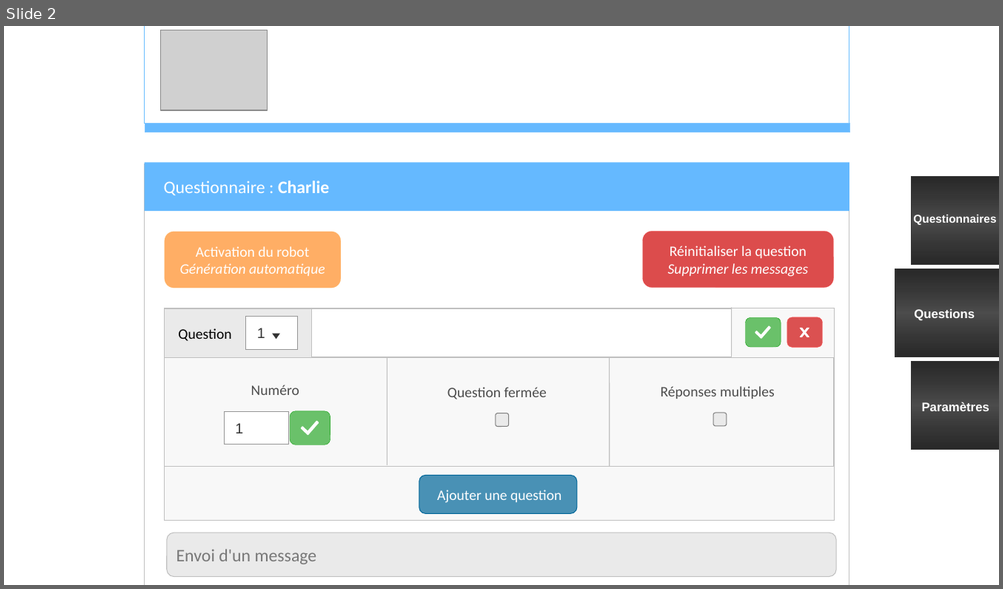
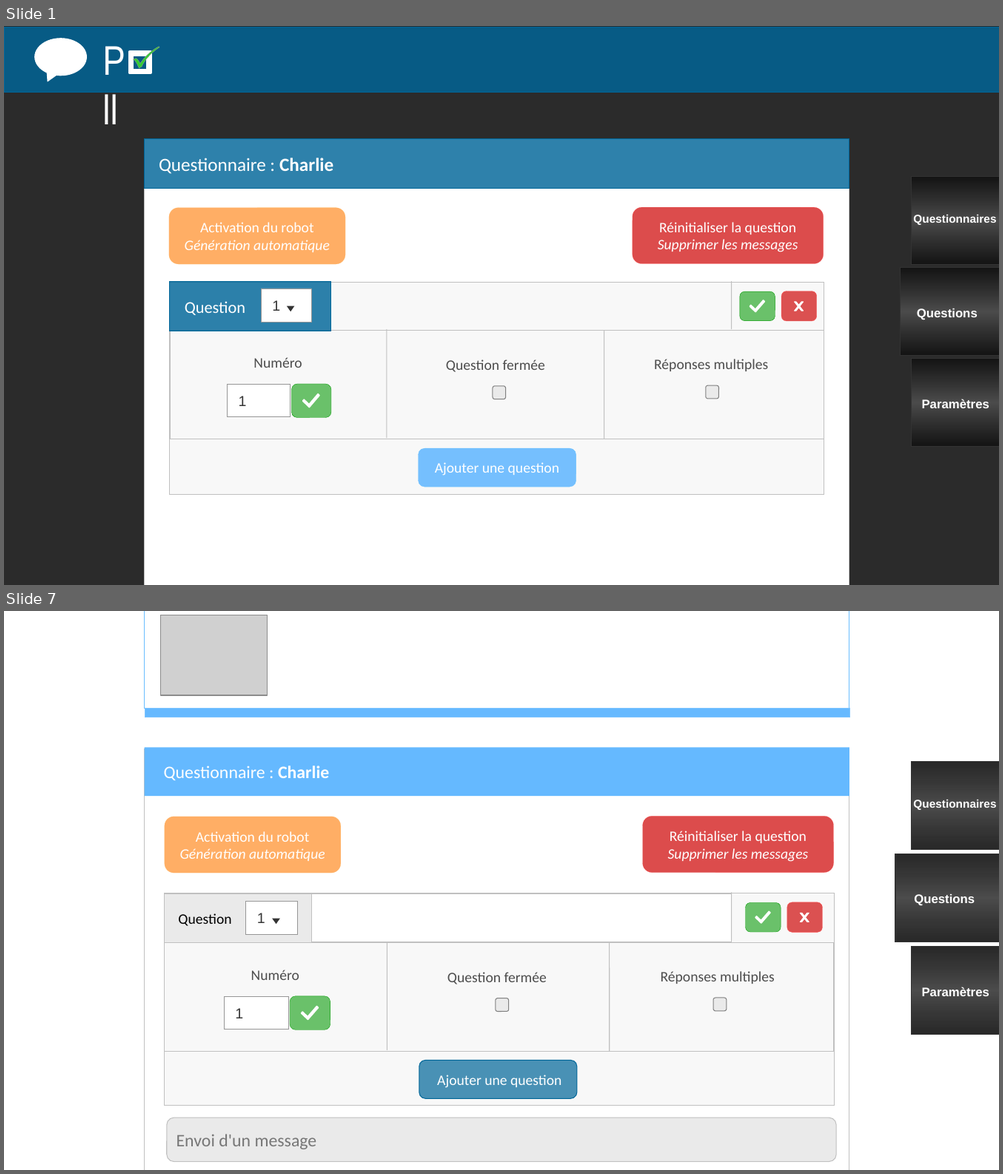
Before and after one commit to Airenn/Poll-Web, a slide deck: Poll-Web-master/maquette/maquette_page_questions.ppt. Shown one above the other, each under a label of ours: slide 2 before the commit, slides 1 and 7 after it; the slides between them are not shown. The pictures are 1003x589 and 1003x1174 pixels, drawn with LibreOffice and Linux fonts; fonts in the diff are those of the drawing; grey boxes stand for pictures; background and template pictures are left out; a plain dark background stands for a picture behind light text. Boxes give left, top, right and bottom in pixels: in the first picture for what was removed or moved away, otherwise in the second. Text is boxed around its words. In the diff, an @@ line names an element or a change of style, - is before the commit and + after.

```diff
--- a/Poll-Web-master/maquette/maquette_page_questions.ppt
+++ b/Poll-Web-master/maquette/maquette_page_questions.ppt
@@ slide 1 added at bbox=[4, 26, 999, 585], background picture (left out) @@
@@ rectangle added at bbox=[4, 27, 999, 93], fill #006699 at 82% opacity, outline #006699 0.74 pt @@
@@ speech bubble added at bbox=[34, 39, 86, 76], fill #FFFFFF, outline #FFFFFF 0.74 pt @@
@@ text added at bbox=[102, 46, 125, 124], 40 pt, text #FFFFFF @@
+P ll
@@ freeform shape added at bbox=[133, 46, 159, 67], fill #33CC33, outline #969696 0.26 pt @@
@@ freeform shape added at bbox=[129, 52, 150, 73], fill #FFFFFF, outline #FFFFFF 3 pt @@
@@ rectangle added at bbox=[144, 138, 848, 585], fill #FFFFFF, outline #C0C0C0 0.74 pt @@
@@ rectangle added at bbox=[144, 139, 848, 189], fill #006699 at 82% opacity, outline #006699 0.74 pt @@
@@ text added at bbox=[159, 158, 333, 174], 18 pt, text #FFFFFF @@
+Questionnaire : Charlie
@@ rectangle added at bbox=[910, 177, 999, 264], fill gradient #111111 to #4D4D4D, outline #333333 0.74 pt @@
@@ rounded rectangle added at bbox=[169, 208, 344, 264], fill #FFAE65, outline #FFC06D 0.11 pt, 14 pt, text #FFFFFF, italic @@
+Activation du robot
+Génération automatique
@@ rounded rectangle added at bbox=[632, 207, 822, 264], fill #CE0000 at 70% opacity, outline #FF4F4F 0.11 pt, 14 pt, text #FFFFFF @@
+Réinitialiser la question
+Supprimer les messages
@@ text added at bbox=[913, 215, 996, 225], 11 pt, text #FFFFFF, bold @@
+Questionnaires
@@ rectangle added at bbox=[899, 267, 999, 355], fill gradient #111111 to #4D4D4D, outline #333333 0.74 pt @@
@@ rectangle added at bbox=[169, 282, 823, 494], fill #F8F8F8, outline #C0C0C0 0.74 pt @@
@@ rectangle added at bbox=[170, 282, 330, 331], fill #006699 at 82% opacity, outline #006699 0.74 pt, 16 pt, text #FFFFFF @@
+Question
@@ rectangle added at bbox=[261, 289, 311, 322], fill #FFFFFF, outline #969696 0.51 pt, 14 pt, text #333333 @@
+1
@@ line added from (731, 281) to (731, 329), #C0C0C0 0.74 pt @@
@@ flow chart merge added at bbox=[287, 306, 294, 311], fill #333333, outline #333333 0.74 pt @@
@@ group added at bbox=[739, 292, 816, 321]: 2 rounded rectangles, 2 freeform shapes @@
@@ text added at bbox=[916, 309, 977, 320], 12 pt, text #FFFFFF, bold @@
+Questions
@@ rectangle added at bbox=[170, 330, 823, 439], fill #F8F8F8, outline #C0C0C0 0.74 pt @@
@@ line added from (387, 329) to (387, 438), #C0C0C0 0.74 pt @@
@@ line added from (603, 330) to (603, 439), #C0C0C0 0.74 pt @@
@@ group added at bbox=[227, 358, 330, 417]: 1 rectangle, 1 rounded rectangle, 1 freeform shape, 1 text @@
+1
+Numéro
@@ rectangle added at bbox=[910, 358, 999, 446], fill gradient #111111 to #4D4D4D, outline #333333 0.74 pt @@
@@ text added at bbox=[446, 360, 545, 372], 14 pt, text #4D4D4D @@
+Question fermée
@@ text added at bbox=[654, 359, 768, 372], 14 pt, text #4D4D4D @@
+Réponses multiples
@@ freeform shape added at bbox=[492, 386, 506, 400], fill #EAEAEA, outline #808080 0.74 pt @@
@@ freeform shape added at bbox=[705, 386, 718, 399], fill #EAEAEA, outline #808080 0.74 pt @@
@@ text added at bbox=[922, 399, 989, 409], 12 pt, text #FFFFFF, bold @@
+Paramètres
@@ rounded rectangle added at bbox=[418, 449, 575, 488], fill #65B9FF at 89% opacity, outline #6DC3FF 0.26 pt, 14 pt, text #FFFFFF @@
+Ajouter une question
@@ what was slide 2 is now slide 7 @@
```
Also in this commit, not shown: 2 slides changed, 4 other slides added, 2 other files.
